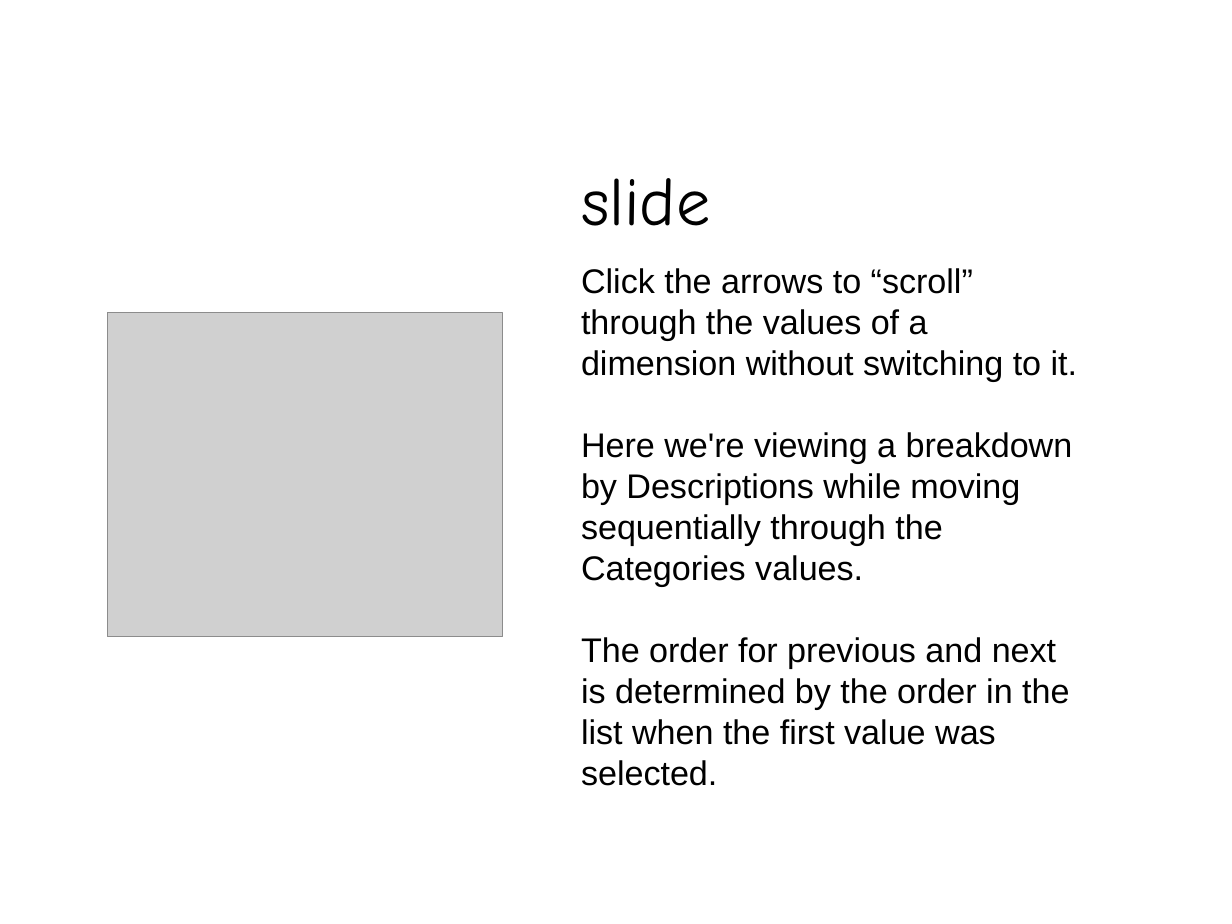
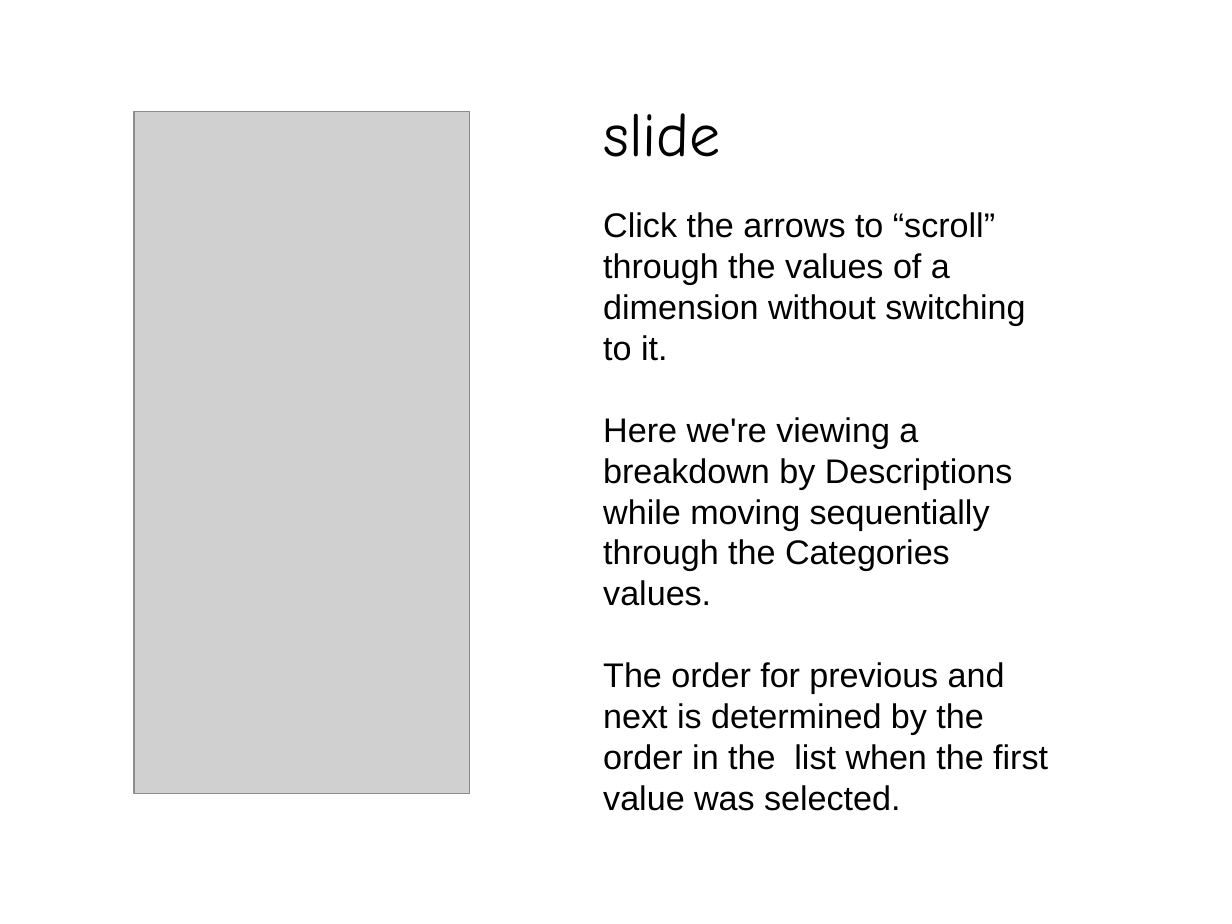
Before and after one commit to johndimm/breakdown-xtra-large, a slide deck: slide 7 of doc/preso.odp. Drawn at 1232x924 pixels with LibreOffice and Linux fonts; fonts in the diff are those of the drawing; grey boxes stand for pictures. Boxes give left, top, right and bottom in pixels: in the first picture for what was removed or moved away, otherwise in the second. Text is boxed around its words. In the diff, an @@ line names an element or a change of style, - is before the commit and + after.

```diff
--- a/doc/preso.odp
+++ b/doc/preso.odp
@@ text "slide" moved from (x1=581, y1=178, x2=1077, y2=786) to (x1=603, y1=113, x2=1048, y2=770) @@
@@ text "slide" at (x1=603, y1=113, x2=1048, y2=770): vertical alignment middle to top @@
@@ picture resized from (x1=107, y1=313, x2=503, y2=637) to (x1=134, y1=112, x2=470, y2=794) @@
@@ text at (x1=603, y1=113, x2=720, y2=157): size 44 to 40 pt in "slide" @@
```
Also in this commit, not shown: 3 other slides changed, 3 other files.
